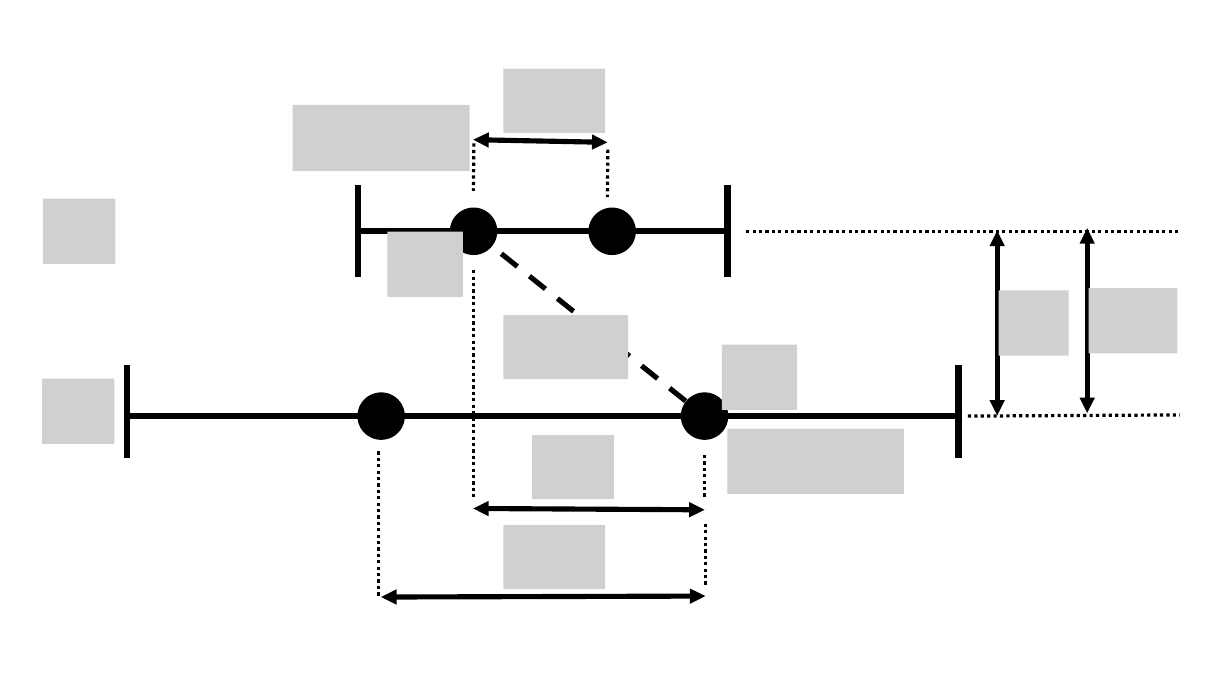
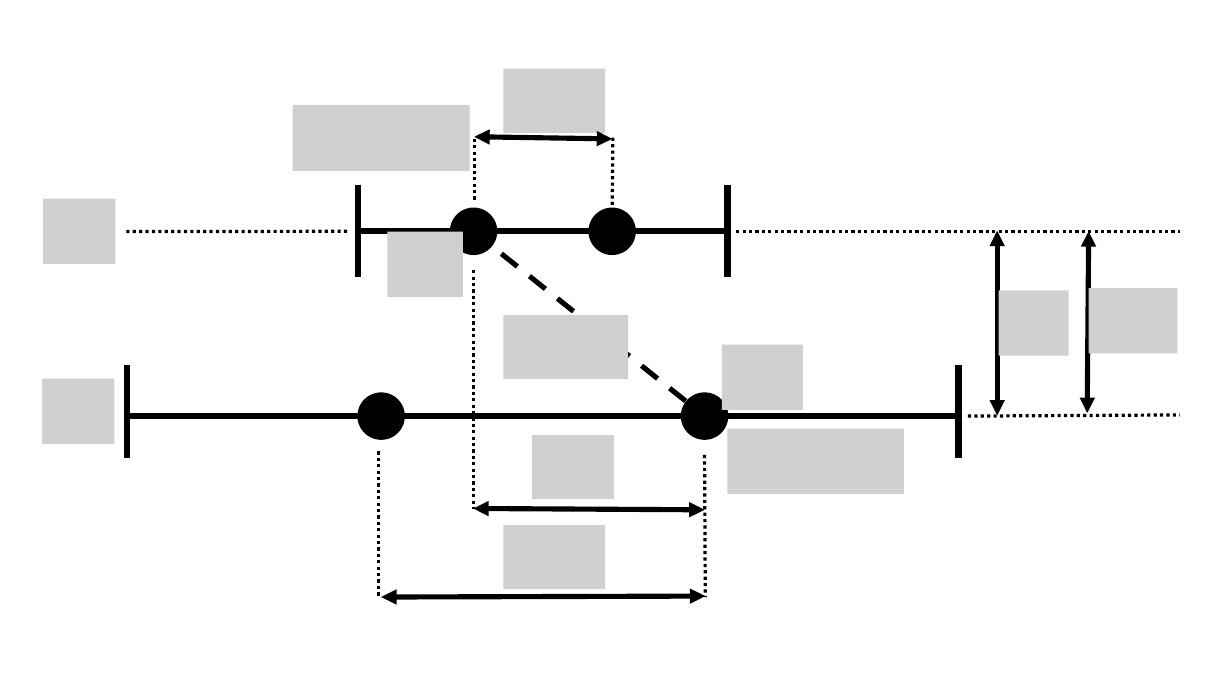
Before and after one commit to DonaldAirey/quadratically-expanding-space, a slide deck: slide 1 of Spacetime Interval.pptx. Drawn at 1232x693 pixels with LibreOffice and Linux fonts; fonts in the diff are those of the drawing; grey boxes stand for pictures. Boxes give left, top, right and bottom in pixels: in the first picture for what was removed or moved away, otherwise in the second. Text is boxed around its words. In the diff, an @@ line names an element or a change of style, - is before the commit and + after.

```diff
--- a/Spacetime Interval.pptx
+++ b/Spacetime Interval.pptx
@@ double arrow moved from (607, 142) - (473, 140) to (613, 139) - (474, 137) @@
@@ line moved from (474, 143) - (473, 191) to (474, 139) - (474, 200) @@
@@ line moved from (608, 150) - (607, 197) to (613, 138) - (613, 208) @@
@@ line added from (127, 232) to (348, 231), #000000 2.5 pt dashed @@
@@ line moved from (747, 231) - (1180, 231) to (737, 231) - (1180, 231) @@
@@ line moved from (473, 270) - (473, 499) to (473, 270) - (473, 509) @@
@@ picture: place and size @@
-picture at bbox=[722, 345, 797, 410]
+picture at bbox=[722, 345, 803, 410]
@@ line moved from (705, 455) - (705, 499) to (705, 455) - (705, 597) @@
@@ line removed from (705, 524) to (705, 585) @@
```
Also in this commit, not shown: 20 other files.
